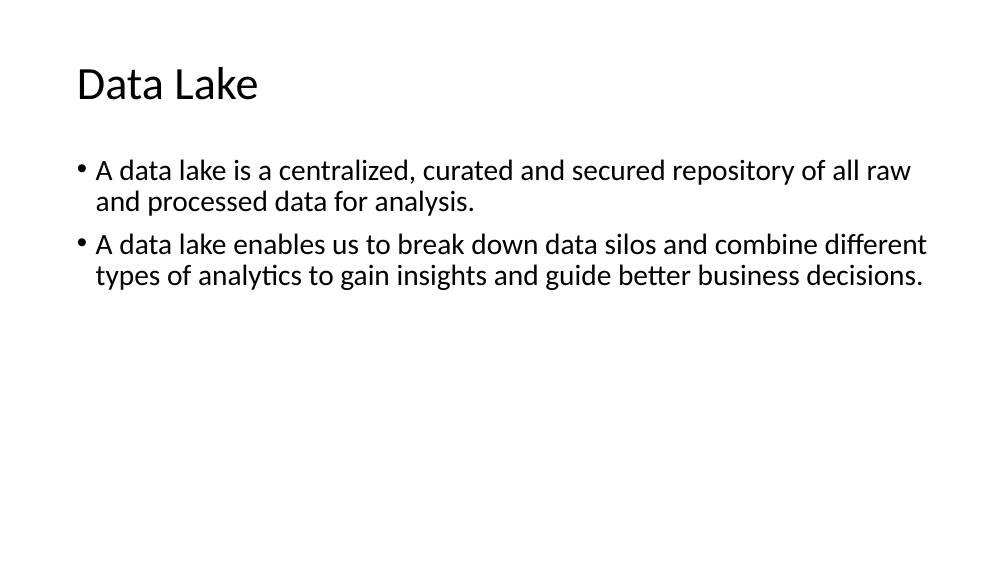
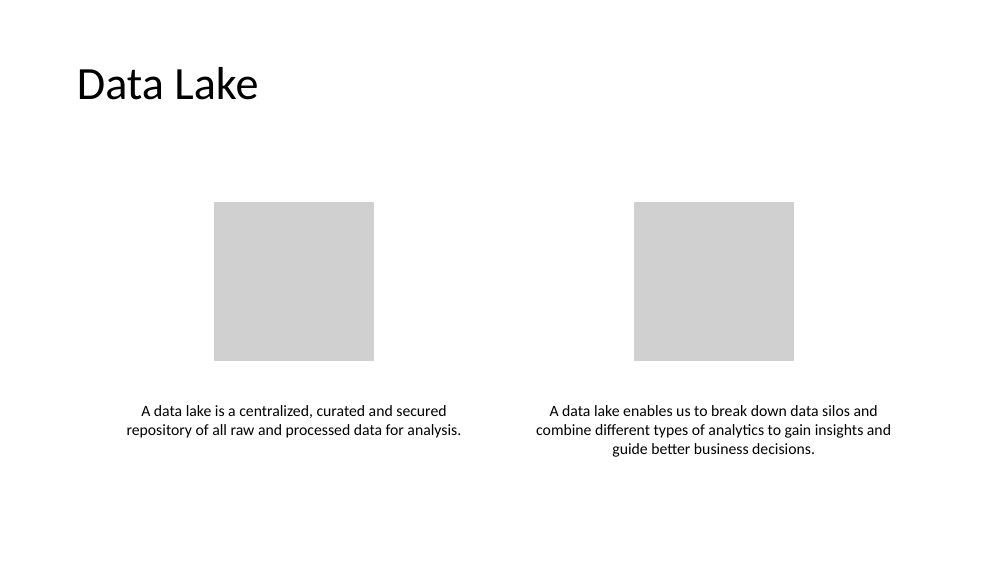
Before and after one commit to kunaldas926/ppt, a slide deck: slide 6 of Presentation1.pptx (slide 5 before the commit). Drawn at 1008x567 pixels with LibreOffice and Linux fonts; fonts in the diff are those of the drawing; grey boxes stand for pictures. Boxes give left, top, right and bottom in pixels: in the first picture for what was removed or moved away, otherwise in the second. Text is boxed around its words. In the diff, an @@ line names an element or a change of style, - is before the commit and + after.

Commit message:
updated ppt

```diff
--- a/Presentation1.pptx
+++ b/Presentation1.pptx
@@ text removed at bbox=[96, 159, 928, 290] @@
-• A data lake is a centralized, curated and secured repository of all raw and processed data for analysis.
-• A data lake enables us to break down data silos and combine different types of analytics to gain insights and guide better business decisions.
@@ group added at bbox=[127, 201, 891, 457]: 2 pictures, 2 texts @@
+A data lake is a centralized, curated and secured repository of all raw and processed data for analysis.
+A data lake enables us to break down data silos and combine different types of analytics to gain insights and guide better business decisions.
```
Also in this commit, not shown: 19 other slides changed, 23 slides added.
